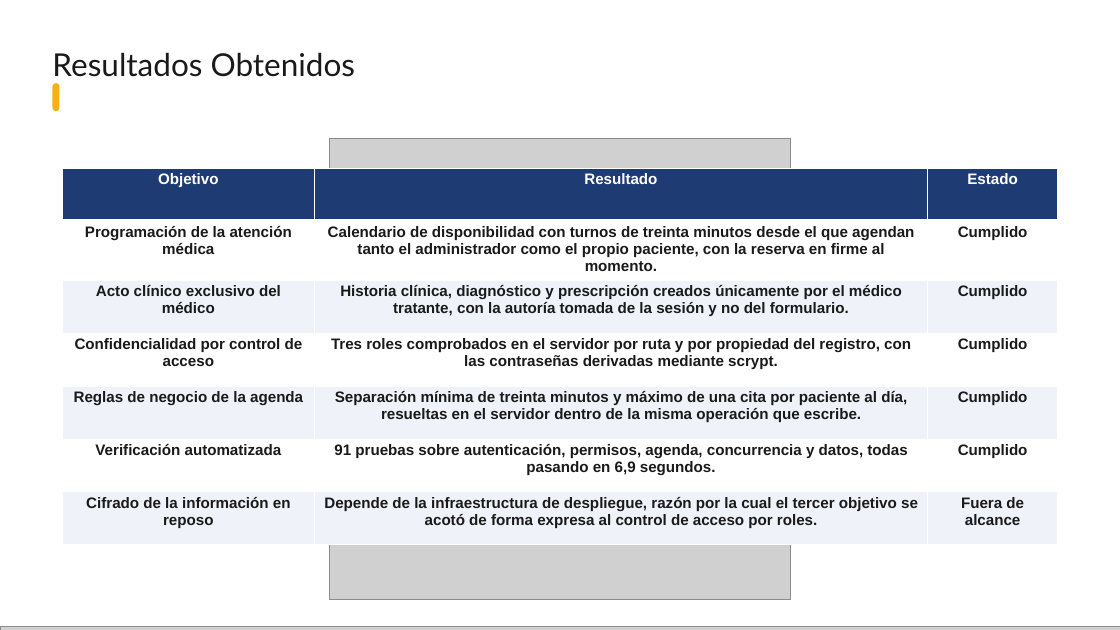
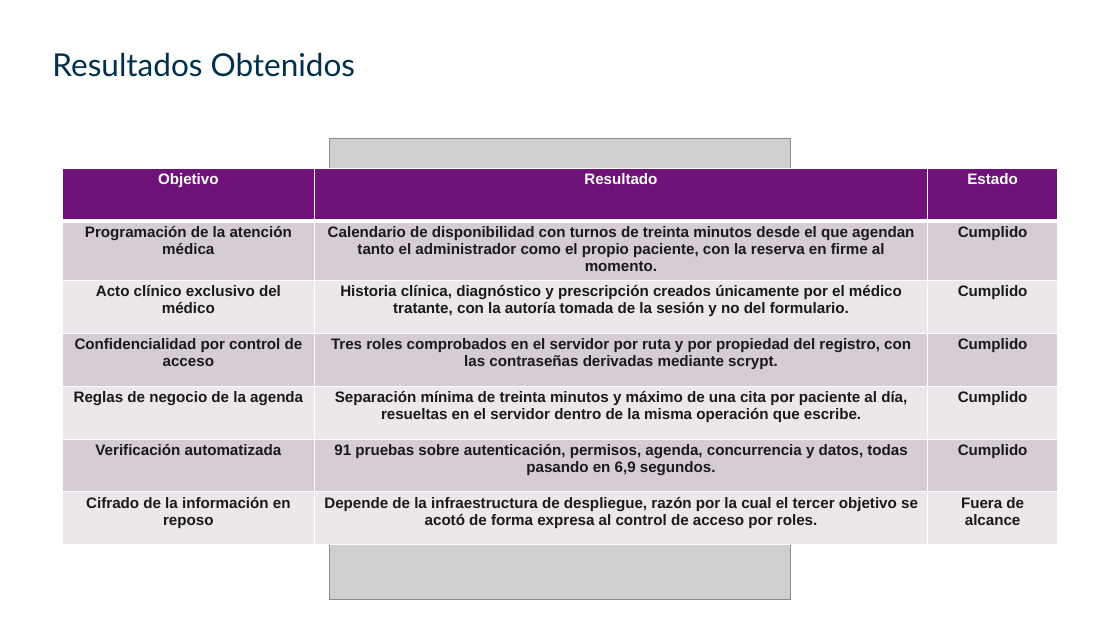
Before and after one commit to Brandonpyjv/Mediapp, a slide deck: slide 37 of docs tesis/exposicion/MediApp - Sustentación.pptx. Drawn at 1120x630 pixels with LibreOffice and Linux fonts; fonts in the diff are those of the drawing; grey boxes stand for pictures. Boxes give left, top, right and bottom in pixels: in the first picture for what was removed or moved away, otherwise in the second. Text is boxed around its words. In the diff, an @@ line names an element or a change of style, - is before the commit and + after.

```diff
--- a/docs tesis/exposicion/MediApp - Sustentación.pptx
+++ b/docs tesis/exposicion/MediApp - Sustentación.pptx
@@ text "Resultados Obtenidos" at [52,52,356,77]: text colour #1A1A1A to #00304D @@
@@ rounded rectangle removed at [52,83,59,111] @@
@@ table at [62,168,1058,544] @@
@@ fill #1F3B73 to #71127A in row 1 @@
@@ fill #FFFFFF to #D5CCD7 in 9 cells @@
@@ fill #EFF3F9 to #EBE7EC in 9 cells @@
@@ picture removed at [0,627,1120,630] @@
```
Also in this commit, not shown: 35 other slides changed, 2 slides added, 2 slides removed, 9 other files.
